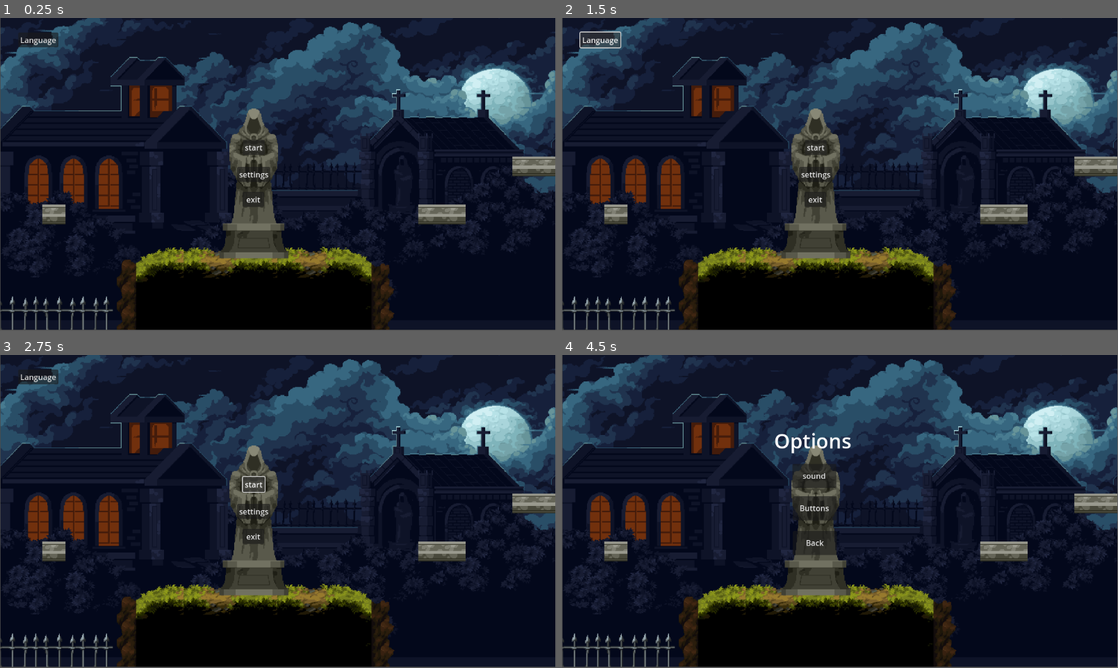
Above: before the commit, frames 1-4 (two rows, left to right).
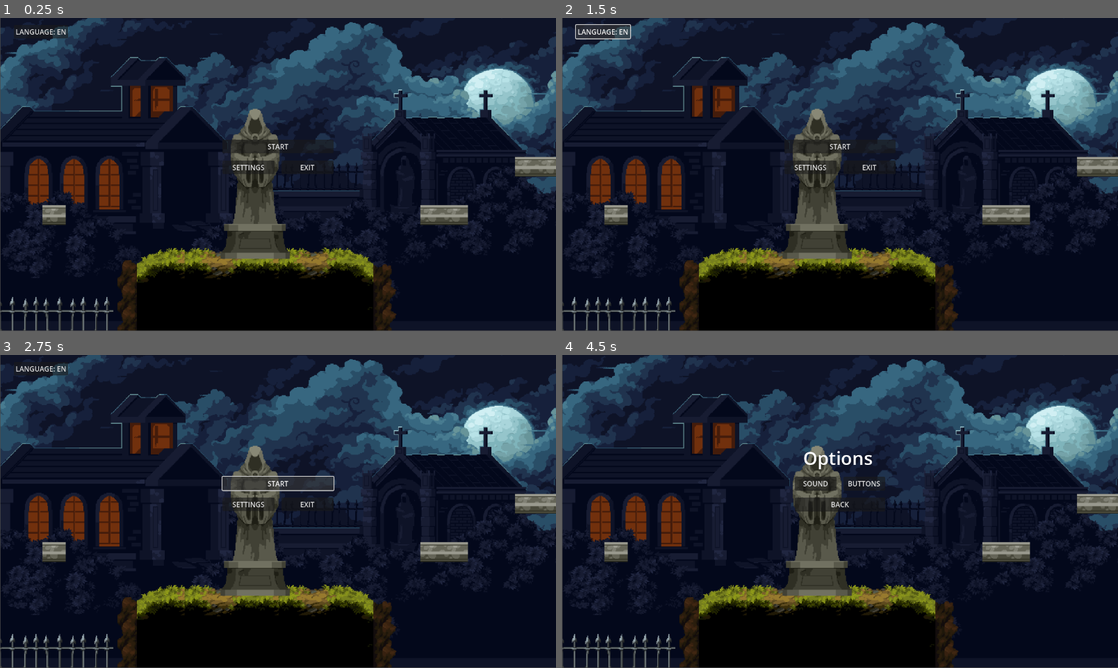
Above: after the commit, the same moments.

Repository: Raphaeldk4/IntoDarkness
Game: Godot game, scene res://scenes/main_menu.tscn
Same seed, same stepped clock (60 frames per second), same inputs: the game is played once before the commit and once after it.
Inputs:
- Up to frame 1 (0.25 s): no input
- Up to frame 2 (1.5 s): click "Language" (after the commit: "LANGUAGE: EN") at 0.5 s; click "Language" (after the commit: "LANGUE: FR") at 1.25 s
- Up to frame 3 (2.75 s): click "start" (after the commit: "START") at 2 s
- Up to frame 4 (4.5 s): click "start" (after the commit: "START") at 2.75 s; click "start" (after the commit: "START") at 3.5 s; click "settings" (after the commit: "SETTINGS") at 4.25 s
In our replay, the window is 799x449 before the commit and 800x450 after it. These sizes can differ from the game's own. Grey fills any space a smaller window leaves; there, only what the larger window draws over its background counts as a difference.

The runs differ from the first frame. In frame 1, 6.0% of the frame differs, in the area x 0-100%, y 0-100%; in frame 2, 6.2%; in frame 3, 6.2%; in frame 4, 6.4%.

Commit message:
added language changes

Diff:
--- /dev/null
+++ b/language.csv
@@ -0,0 +1,4 @@
+key,en,fr
+start,START,COMMENCE
+settings,SETTINGS,OPTION
+back,BACK,RETOUR
--- a/project.godot
+++ b/project.godot
@@ -17,4 +17,11 @@
 
 [display]
 
+window/size/viewport_width=1280
+window/size/viewport_height=720
+window/stretch/mode="viewport"
 window/stretch/aspect="expand"
+
+[internationalization]
+
+locale/translations=PackedStringArray("res://translate.en.translation", "res://translate.fr.translation")
--- a/scenes/mainMenuHud.tscn
+++ b/scenes/mainMenuHud.tscn
@@ -3,30 +3,29 @@
 [node name="CanvasLayer" type="CanvasLayer"]
 
 [node name="start" type="Button" parent="."]
-offset_left = 504.0
-offset_top = 253.0
-offset_right = 549.0
-offset_bottom = 284.0
+offset_left = 512.0
+offset_top = 280.0
+offset_right = 768.0
+offset_bottom = 311.0
 text = "start"
 
 [node name="settings" type="Button" parent="."]
-offset_left = 492.0
-offset_top = 309.0
-offset_right = 559.0
-offset_bottom = 340.0
+offset_left = 512.0
+offset_top = 328.0
+offset_right = 632.0
+offset_bottom = 359.0
 text = "settings"
 
 [node name="exit" type="Button" parent="."]
-offset_left = 503.0
-offset_top = 361.0
-offset_right = 548.0
-offset_bottom = 392.0
-text = "exit
-"
+offset_left = 648.0
+offset_top = 328.0
+offset_right = 768.0
+offset_bottom = 359.0
+text = "exit"
 
 [node name="language" type="Button" parent="."]
-offset_left = 38.0
-offset_top = 30.0
-offset_right = 121.0
-offset_bottom = 61.0
-text = "Language"
+offset_left = 32.0
+offset_top = 16.0
+offset_right = 115.0
+offset_bottom = 47.0
+text = "language"
--- a/scenes/main_menu.gd
+++ b/scenes/main_menu.gd
@@ -1,6 +1,7 @@
 extends Node2D
 
 var started = false
+var isEnglish = true
 
 # Called when the node enters the scene tree for the first time.
 func _ready():
@@ -8,10 +9,12 @@
 	$HUD/mainMenuHud.get_node("start").pressed.connect(startGame)
 	$HUD/mainMenuHud.get_node("settings").pressed.connect(openSettings)
 	$HUD/mainMenuHud.get_node("exit").pressed.connect(exitGame)
+	$HUD/mainMenuHud.get_node("language").pressed.connect(changeLanguage)
 
 	#connect settings menu buttons
 	$HUD/settings.get_node("sound").pressed.connect(openSound)
 	$HUD/settings.get_node("back").pressed.connect(back)
+
 
 
 # Called every frame. 'delta' is the elapsed time since the previous frame.
@@ -38,3 +41,11 @@
 func openSound():
 	$HUD/settings.visible = false
 	$HUD/sound.visible = true
+
+func changeLanguage():
+	if isEnglish == true:
+		TranslationServer.set_locale("fr")
+		isEnglish = false
+	else:
+		TranslationServer.set_locale("en")
+		isEnglish = true
--- a/scenes/main_menu.tscn
+++ b/scenes/main_menu.tscn
@@ -24,8 +24,8 @@
 script = ExtResource("1_rj6dg")
 
 [node name="Sprite2D" type="Sprite2D" parent="."]
-position = Vector2(577, 323)
-scale = Vector2(0.651584, 0.601113)
+position = Vector2(643.5, 359)
+scale = Vector2(0.72681, 0.667903)
 texture = ExtResource("1_yo1d1")
 script = SubResource("GDScript_f0wfs")
 
--- a/scenes/settings.tscn
+++ b/scenes/settings.tscn
@@ -3,31 +3,30 @@
 [node name="CanvasLayer" type="CanvasLayer"]
 
 [node name="optionsLabel" type="Label" parent="."]
-offset_left = 440.0
-offset_top = 149.0
-offset_right = 601.0
-offset_bottom = 218.0
+offset_left = 555.0
+offset_top = 208.0
+offset_right = 716.0
+offset_bottom = 277.0
 theme_override_font_sizes/font_size = 42
 text = "Options"
 
 [node name="sound" type="Button" parent="."]
-offset_left = 478.0
-offset_top = 226.0
-offset_right = 569.0
-offset_bottom = 276.0
+offset_left = 536.0
+offset_top = 280.0
+offset_right = 632.0
+offset_bottom = 312.0
 text = "sound"
 
 [node name="buttons" type="Button" parent="."]
-offset_left = 479.0
-offset_top = 293.0
-offset_right = 570.0
-offset_bottom = 343.0
-text = "Buttons
-"
+offset_left = 648.0
+offset_top = 280.0
+offset_right = 744.0
+offset_bottom = 312.0
+text = "buttons"
 
 [node name="back" type="Button" parent="."]
-offset_left = 479.0
-offset_top = 365.0
-offset_right = 570.0
-offset_bottom = 415.0
-text = "Back"
+offset_left = 536.0
+offset_top = 328.0
+offset_right = 744.0
+offset_bottom = 360.0
+text = "back"
--- a/scenes/sound.tscn
+++ b/scenes/sound.tscn
@@ -2,10 +2,9 @@
 
 [node name="sound" type="CanvasLayer"]
 
-[node name="Label" type="Label" parent="."]
+[node name="sound" type="Label" parent="."]
 offset_left = 523.0
 offset_top = 75.0
 offset_right = 571.0
 offset_bottom = 98.0
-text = "sound
-"
+text = "sound"
--- /dev/null
+++ b/translate.csv
@@ -0,0 +1,8 @@
+key,en,fr
+start,START,COMMENCER
+settings,SETTINGS,OPTIONS
+back,BACK,RETOUR
+sound,SOUND,SON
+buttons,BUTTONS,TOUCHES
+exit,EXIT,QUITTER
+language,LANGUAGE: EN,LANGUE: FR
Not shown, added: translate.csv.import
Binary file added: translate.en.translation
Binary file added: translate.fr.translation
